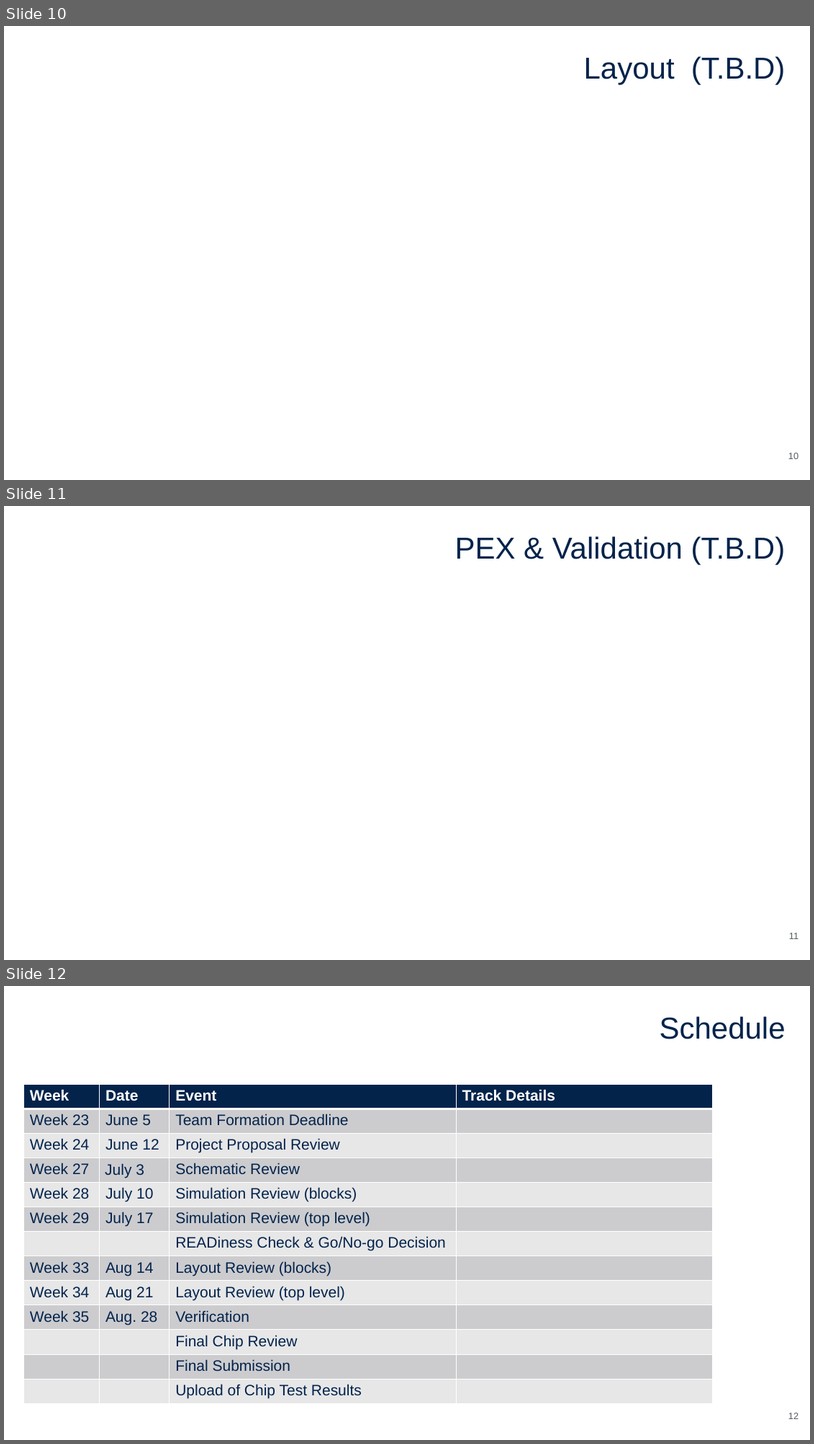
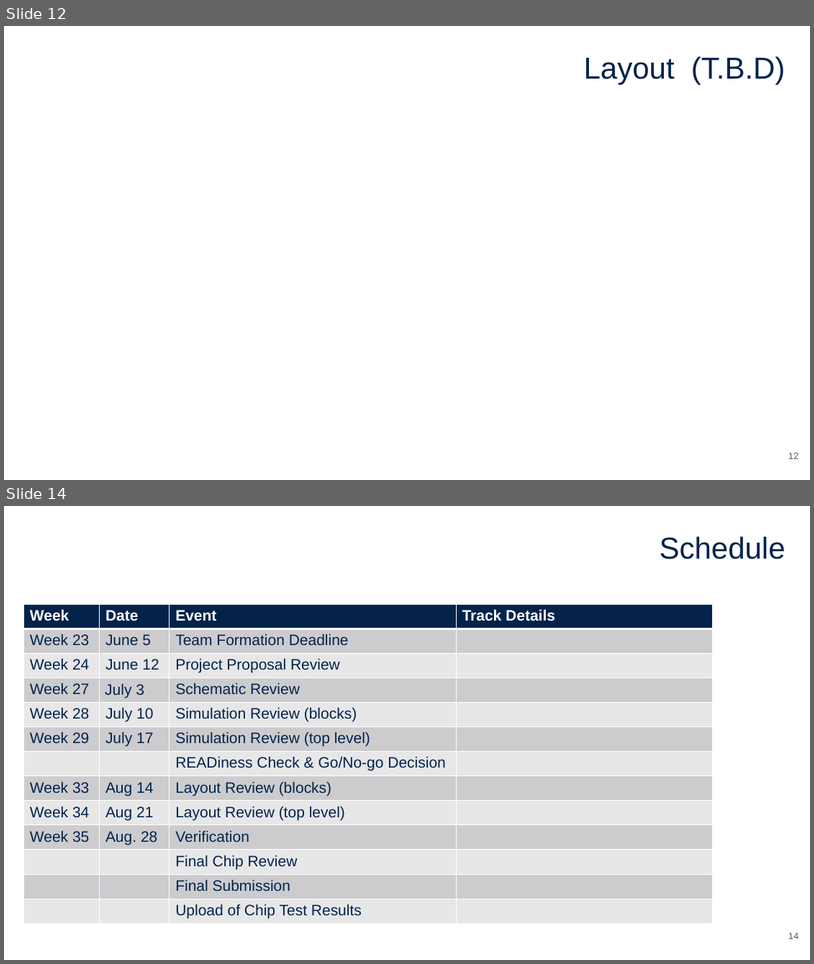
Before and after one commit to yutaka-kotani-stj/2026_sscs_gf180, a slide deck: proposal/proposal.pptx. Shown one above the other, each under a label of ours: slides 10, 11 and 12 before the commit, slides 12 and 14 after it; the slides between them are not shown. The pictures are 814x1444 and 814x964 pixels, drawn with LibreOffice and Linux fonts; fonts in the diff are those of the drawing. Boxes give left, top, right and bottom in pixels: in the first picture for what was removed or moved away, otherwise in the second. Text is boxed around its words. In the diff, an @@ line names an element or a change of style, - is before the commit and + after.

```diff
--- a/proposal/proposal.pptx
+++ b/proposal/proposal.pptx
@@ slide 11 removed at box(4, 506, 810, 960), background #FFFFFF @@
@@ title removed at box(455, 536, 786, 565) @@
-PEX & Validation (T.B.D)
@@ page number removed at box(790, 932, 799, 939) @@
-11
@@ what was slide 10 is now slide 12 @@
@@ page number at box(789, 452, 799, 459): text changed @@
-10
+12
@@ what was slide 12 is now slide 14 @@
@@ page number at box(789, 932, 799, 939): text changed @@
-12
+14
```
Also in this commit, not shown: 8 slides changed, 3 slides added.
